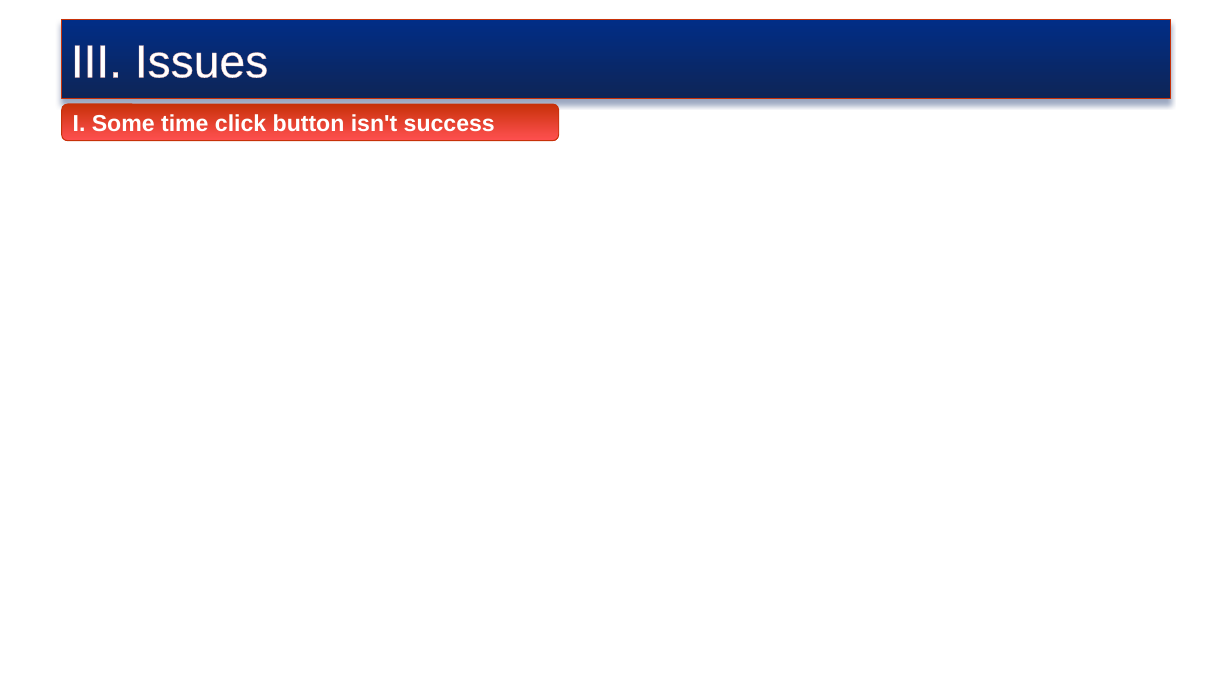
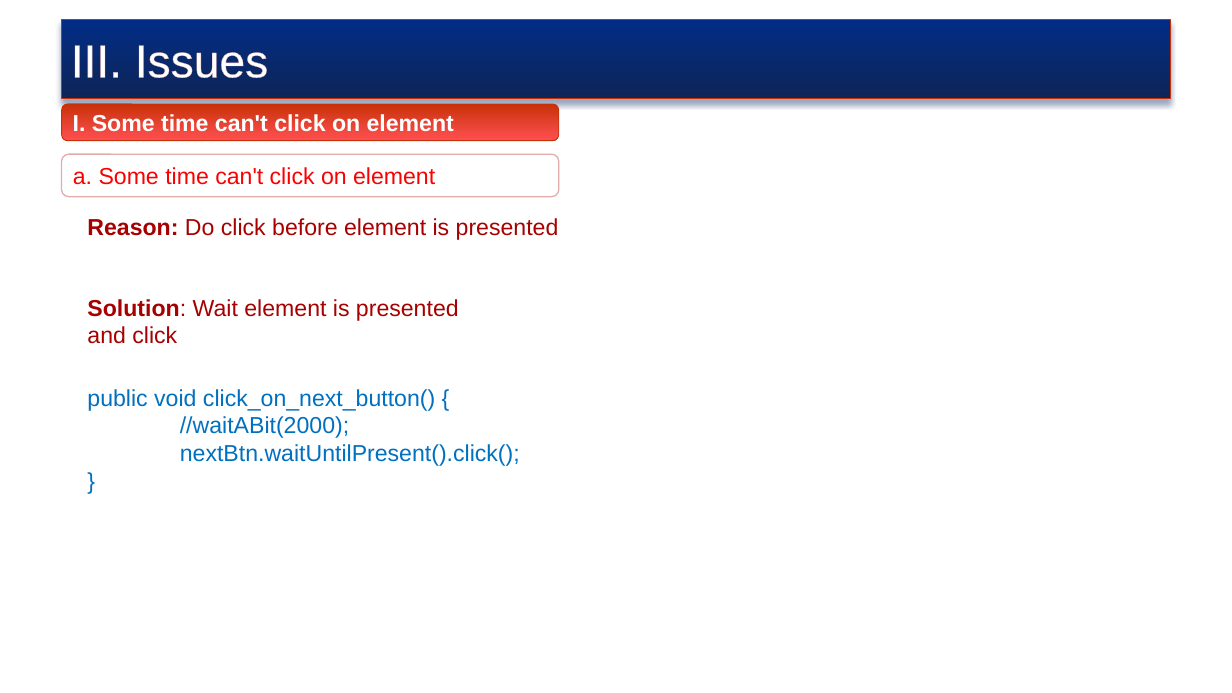
Before and after one commit to truyenkv/sharing, a slide deck: slide 10 of Sharing.pptx. Drawn at 1232x693 pixels with LibreOffice and Linux fonts; fonts in the diff are those of the drawing; background and template pictures are left out. Boxes give left, top, right and bottom in pixels: in the first picture for what was removed or moved away, otherwise in the second. Text is boxed around its words. In the diff, an @@ line names an element or a change of style, - is before the commit and + after.

```diff
--- a/Sharing.pptx
+++ b/Sharing.pptx
@@ text in rounded rectangle at box(73, 113, 454, 131): text changed @@
-I. Some time click button isn't success
+I. Some time can't click on element
@@ rounded rectangle added at box(62, 154, 559, 197), fill #FFFFFF, outline #E0ADAA 1 pt, 18 pt, text #FB0000 @@
+a. Some time can't click on element
@@ text added at box(87, 218, 559, 240), 18 pt, text #A80000 @@
+Reason: Do click before element is presented
@@ text added at box(87, 299, 459, 344), 18 pt, text #A80000 @@
+Solution: Wait element is presented and click
@@ text added at box(87, 389, 520, 466), 18 pt, text #0070C0 @@
+public void click_on_next_button() {
+//waitABit(2000);
+nextBtn.waitUntilPresent().click();
+}
```
Also in this commit, not shown: 1 other slide changed, 2 slides added.
